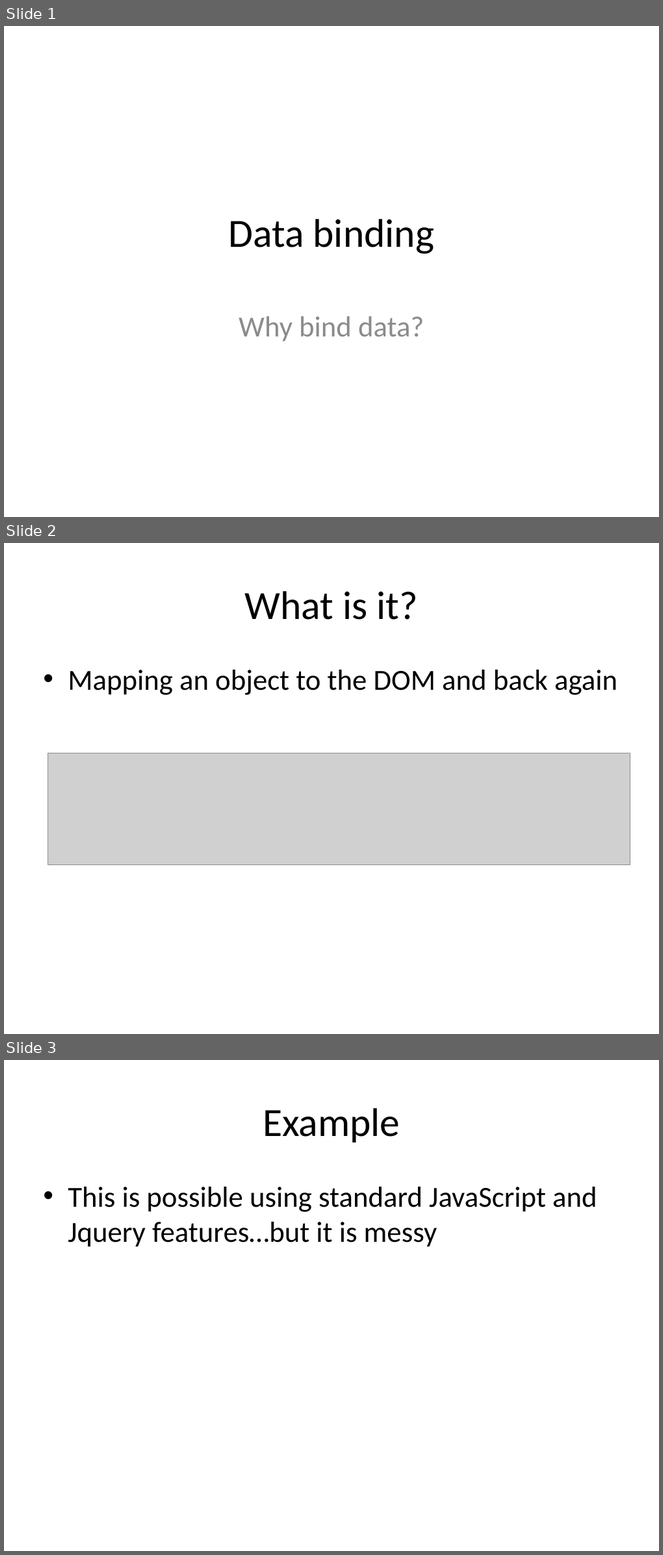
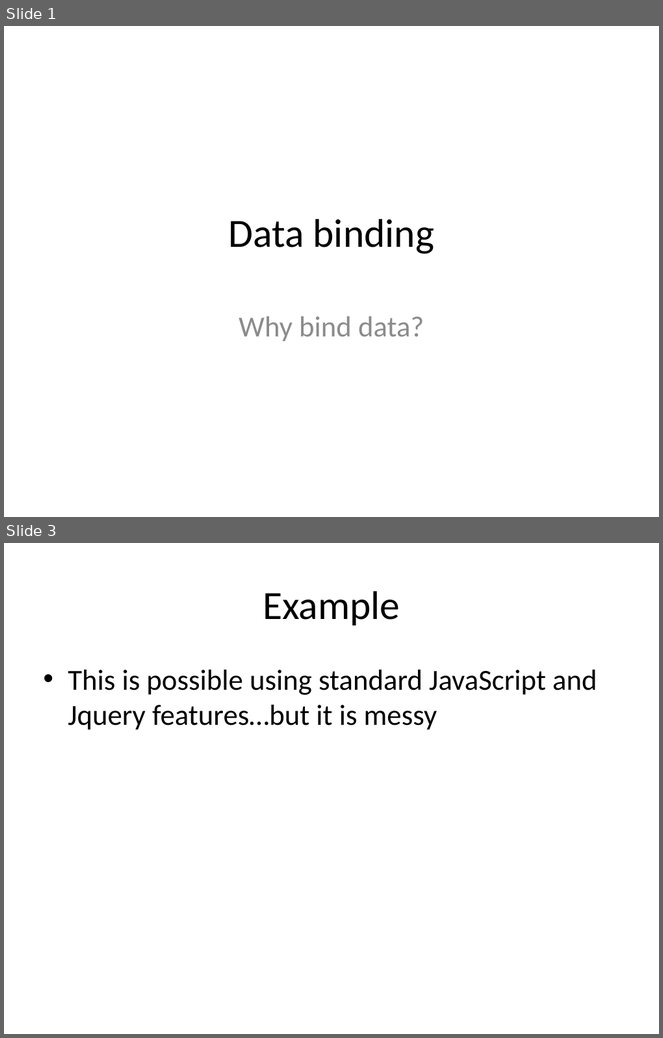
Before and after one commit to dejanvasic85/js-presentation, a slide deck: Michael/DataBinding/data binding.pptx. Shown one above the other, each under a label of ours: slides 1, 2 and 3 before the commit, slides 1 and 3 after it; the slides between them are not shown. The pictures are 663x1555 and 663x1038 pixels, drawn with LibreOffice and Linux fonts; fonts in the diff are those of the drawing; grey boxes stand for pictures. Boxes give left, top, right and bottom in pixels: in the first picture for what was removed or moved away, otherwise in the second. Text is boxed around its words. In the diff, an @@ line names an element or a change of style, - is before the commit and + after.

```diff
--- a/Michael/DataBinding/data binding.pptx
+++ b/Michael/DataBinding/data binding.pptx
@@ slide 2 removed at (4, 543, 659, 1034), background #FFFFFF @@
@@ title removed at (245, 591, 417, 620) @@
-What is it?
@@ text removed at (68, 670, 618, 695) @@
-• Mapping an object to the DOM and back again
@@ picture removed at (48, 754, 631, 865) @@
```
Also in this commit, not shown: 2 slides added, 1 other file.
